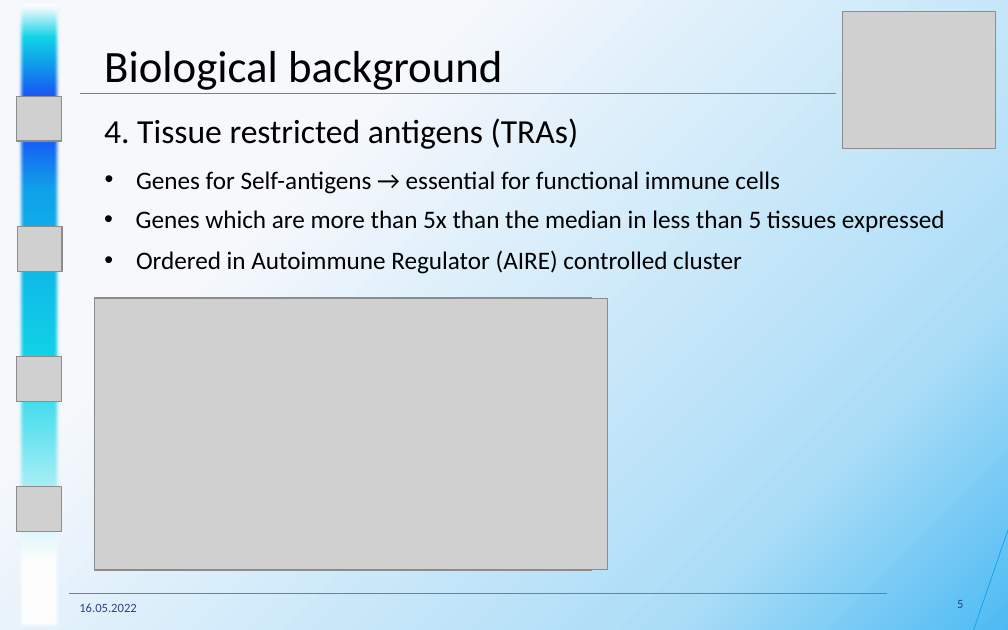
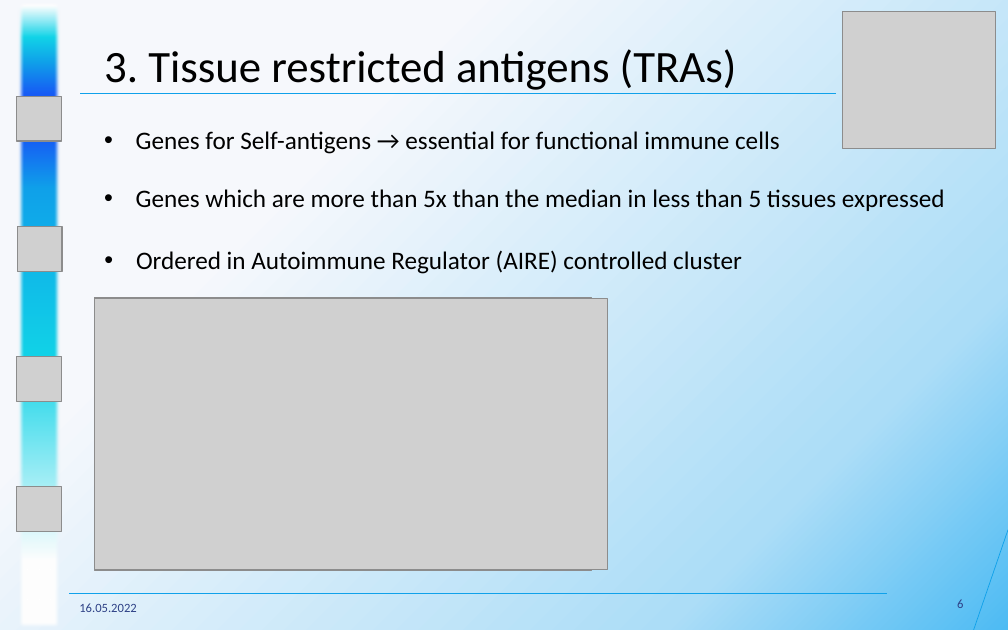
Before and after one commit to datascience-mobi-2022/2022-topic-04-team-01, a slide deck: slide 6 of Presentations/Project Proposal/Project Proposal Presentation Structure+.pptx (slide 5 before the commit). Drawn at 1008x630 pixels with LibreOffice and Linux fonts; fonts in the diff are those of the drawing; grey boxes stand for pictures. Boxes give left, top, right and bottom in pixels: in the first picture for what was removed or moved away, otherwise in the second. Text is boxed around its words. In the diff, an @@ line names an element or a change of style, - is before the commit and + after.

```diff
--- a/Presentations/Project Proposal/Project Proposal Presentation Structure+.pptx
+++ b/Presentations/Project Proposal/Project Proposal Presentation Structure+.pptx
@@ text at (104,49,737,94): text changed @@
-Biological background
+3. Tissue restricted antigens (TRAs)
@@ text removed at (104,118,579,149) @@
-4. Tissue restricted antigens (TRAs)
@@ text "Genes for Self-antigens → essential ...": place and size @@
-text "Genes for Self-antigens → essential ..." at (136,171,780,194)
+text "Genes for Self-antigens → essential ..." at (136,131,780,154)
@@ text "Genes which are more than ...": place and size @@
-text "Genes which are more than ..." at (136,210,945,232)
+text "Genes which are more than ..." at (136,189,945,211)
@@ page number at (957,599,963,608): text changed @@
-5
+6
```
Also in this commit, not shown: 2 other slides changed, 3 slides added.
